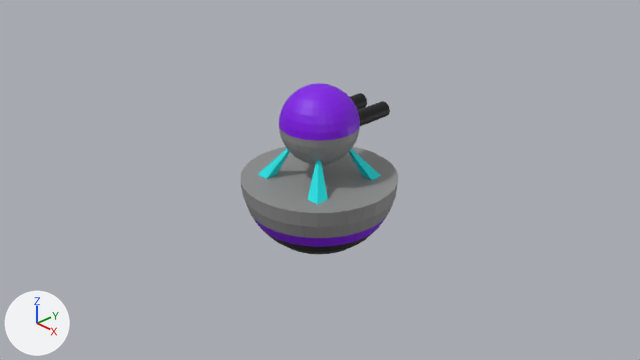
One commit to the Blender file Blender Models/TurretStage1(NoSlots).blend: the scene before it, then after it.
Rendered twice from the file's camera 'Camera'. Arrows for +X, +Y and +Z are at lower left; the lights stay in place.
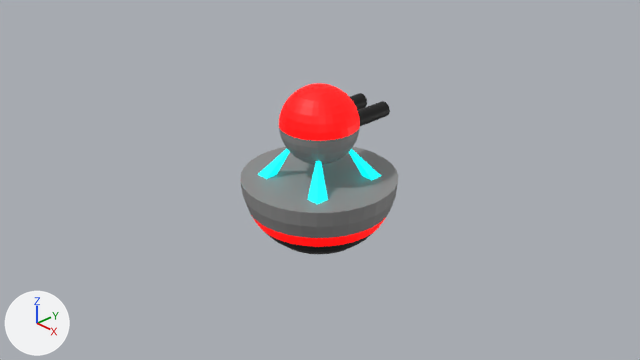
Where the change shows, as pixel boxes [x1, y1, x2, y2] in the pictures (640 x 360 px):
'Sphere', recoloured, surface changed: [250, 83, 388, 250] in both
part 1 of me_sphere, recoloured: [258, 149, 381, 204] in both

What the commit changed:
Material 'LevelColor' (mat_levelcolor) changes colour from purple #8000e7 to red #ff0000; in linear values from (0.217, 0.0, 0.802) to (1.0, 0.0, 0.0).
In material 'LevelColor' (mat_levelcolor), emission_color is now set to (1.0, 0.0, 0.0), red #ff0000.
In material 'LevelColor' (mat_levelcolor), emission_strength is now set to 1.0.
Material 'Cyan' (mat_cyan) is new.
Its base color is (0.0, 1.0, 1.0) (cyan #00ffff).
Its emission color is (0.0, 1.0, 1.0) (cyan #00ffff).
Its emission strength is 1.0.
me_sphere has 1079 vertices, 1048 faces and spans x -1.0..1.0, y -1.0..1.0, z -1.0..1.2.
me_sphere is used by ob_sphere; location (0.0, 0.0, 0.0).
me_sphere part 1: all 80 faces that had it switch from mat_white (cyan #00e4e7) to mat_cyan (cyan #00ffff).
